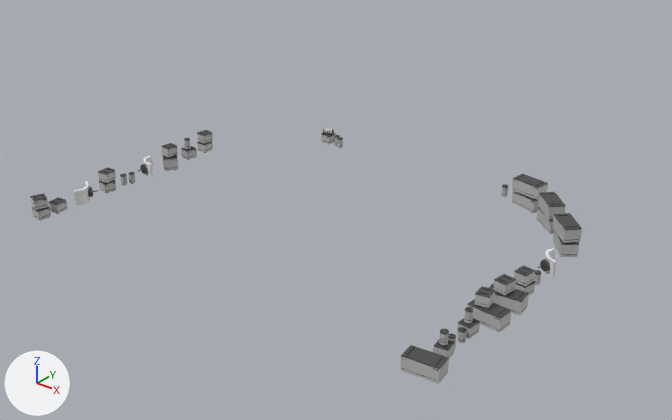
An edit to the FBX model Assets/Models/MiscellaneousModels/BridgeModels/BridgeBackgroundObjectsV1.fbx, drawn before and after from the same camera.
Both versions are drawn from a 50 mm camera at (20.0, -20.9, 14.3) aimed at (-3.0, 7.9, -3.5). The axes (+X, +Y, +Z) are drawn at lower left. The lights are the same throughout. The picture after the commit comes second.

Names of what the first picture shows: 'BridgeBackgroundObjects'.
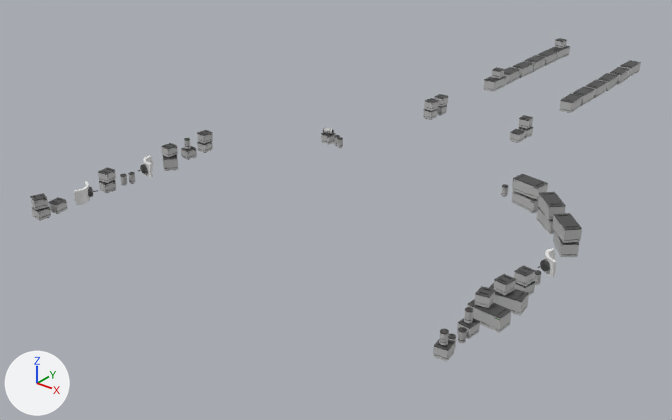
Boxes (x1, y1, x2, y2) around the edits, measured in the pictures (672 x 420 px):
'BridgeBackgroundObjects', reshaped (9% shorter): before (30, 128, 582, 384); after (30, 128, 582, 361)
'BridgeHallwayBackgroundObjects', added: after (423, 38, 641, 143)
    faces in mat_bridgebackgroundobjectsbase (grey #bcbcbc): (423, 40, 641, 143)
    faces in mat_bridgebackgroundobjectsdark (dark grey #4c4c4c): (423, 38, 641, 141)
part 1 of me_plane, deleted: before (400, 345, 449, 384)

The change, as a list of edits to the scene's bpy script:
```text
Change me_plane:
    used by ob_bridgebackgroundobjects; location = (0.0, 0.0, 0.0)
    remove me_plane.from_pydata(...)  # 13085 vertices, 15496 faces; spans x -9.1..9.1, y -3.4..9.9, z -1.4..-0.2
    add me_plane.from_pydata(...)  # 12882 vertices, 15253 faces; spans x -9.1..9.1, y -3.4..9.9, z -1.4..-0.2
    me_plane part 1: the loose piece of 203 vertices spanning x 7.8..9.0, y -2.7..-2.0, z -1.4..-0.8 is deleted
Add me_plane_001:
    me_plane_001.from_pydata(...)  # 3975 vertices, 4761 faces; spans x -2.56..2.61, y 13.84..27.56, z -0.89..0.12
    # faces by material slot: [1590, 1992, 1116, 21, 21, 21]
    me_plane_001.materials.append(mat_bridgebackgroundobjectsbase)  # grey #bcbcbc
    me_plane_001.materials.append(mat_bridgebackgroundobjectsdark)  # dark grey #4c4c4c
    me_plane_001.materials.append(mat_bridgebackgroundobjectsblack)  # black #222222
    me_plane_001.materials.append(mat_bridgebackgroundobjectsgreenlight)  # green #0be700
    me_plane_001.materials.append(mat_bridgebackgroundobjectsredlight)  # red #e70001
    me_plane_001.materials.append(mat_bridgebackgroundobjectscratelogo)  # picture img_cratelogo_png
Add ob_bridgehallwaybackgroundobjects:
    ob_bridgehallwaybackgroundobjects = bpy.data.objects.new('BridgeHallwayBackgroundObjects', me_plane_001)
    ob_bridgehallwaybackgroundobjects.location = (0.0, 0.0, 0.0)
```
